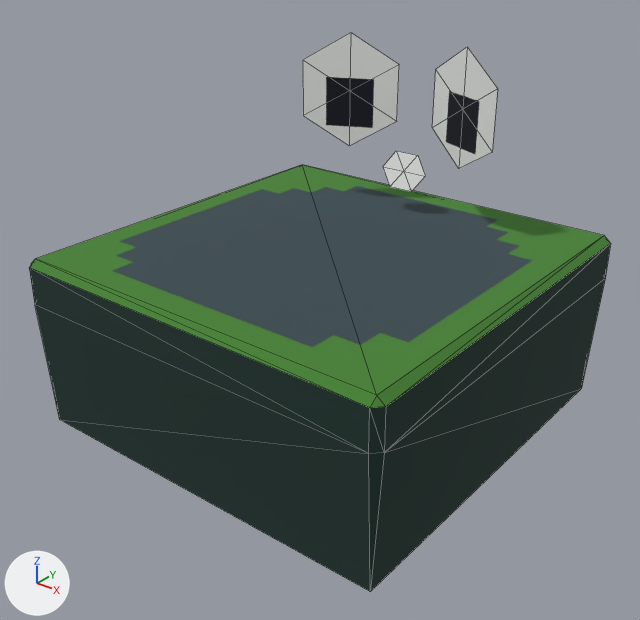
What one commit did to the glTF model 3DArt/Models/rock_sentry.gltf.
One viewpoint serves both versions: a 50 mm lens placed at (1.212, -1.549, 0.785), pointed at (0.032, -0.074, -0.13). Lighting does not change. The marker at lower left points along +X, +Y and +Z. Mesh edges are drawn as thin lines. Where no turn or scale is listed for an object, it has been applied to the vertices. Vertices at the same position are counted once.
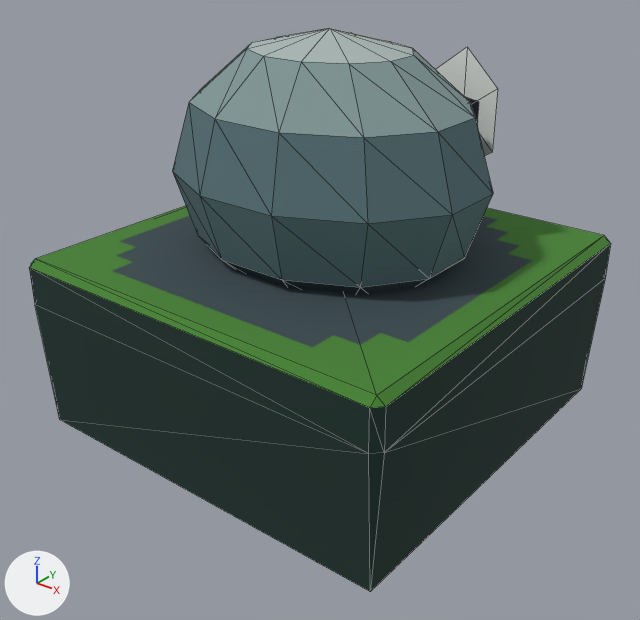
Boxes [x1, y1, x2, y2] around the edits, measured in the pictures (640 x 620 px):
'sphere', reshaped, moved, turned (not visible before)
    after: [172, 28, 493, 294]
'circle.001', unchanged, covered by the edit
    before: [303, 32, 399, 145]

The change, as a list of edits to the scene's bpy script:
```text
Change me_mesh_4:
    used by ob_sphere; parent = ob_1; location = (0.0, 0.0, 0.0); rotation_euler = (-0.737, 0.813, -0.583), in degrees (-42, 47, -33)
    remove me_mesh_4.from_pydata(...)  # 6 vertices, 8 faces; spans x -0.125..0.125, y -0.125..0.125, z -0.125..0.125
    add me_mesh_4.from_pydata(...)  # 62 vertices, 120 faces; spans x -0.312..0.312, y -0.375..0.375, z -0.312..0.312
    me_mesh_4 part 1: the whole mesh is rebuilt
Change ob_sphere:
    ob_sphere.parent: ob_1 -> ob_body
    ob_sphere.rotation_euler: (-0.737, 0.813, -0.583) -> (0.0, 0.0, -1.571)  # degrees (-42, 47, -33) -> degrees (0, 0, -90)
```
